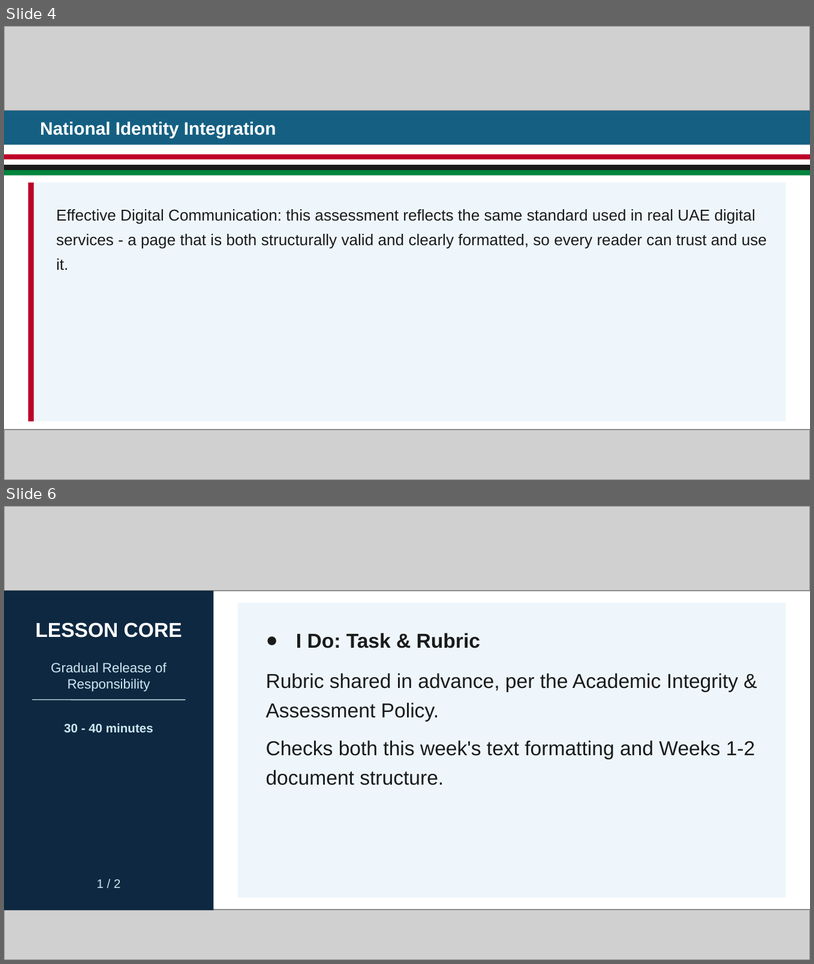
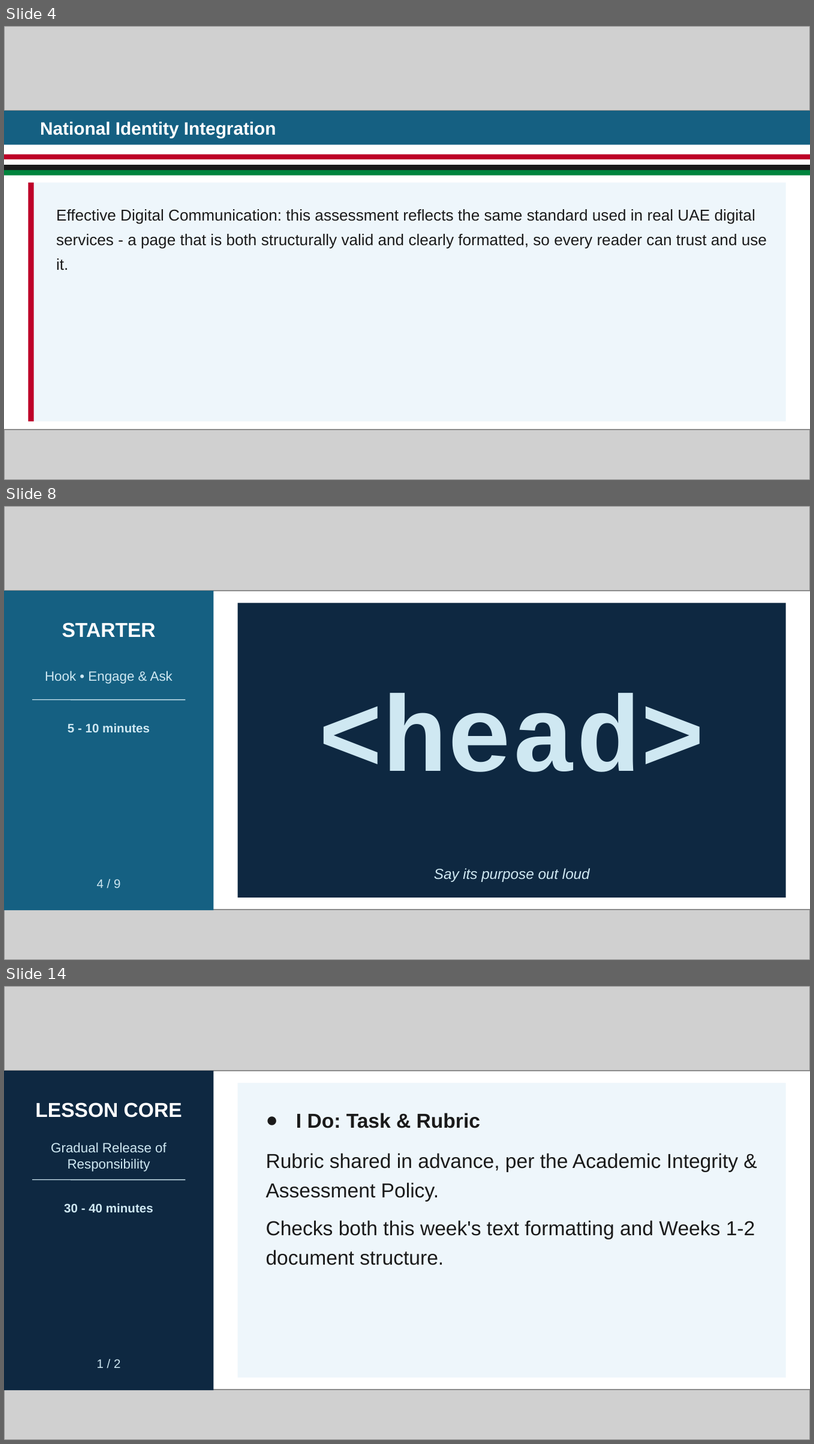
Before and after one commit to Arwa-Abboud/design1-term1-html-unit, a slide deck: resources/week-03/W3L4 - Formative Assessment - HTML Structure and Text Formatting.pptx. Shown one above the other, each under a label of ours: slides 4 and 6 before the commit, slides 4, 8 and 14 after it; the slides between them are not shown. The pictures are 814x964 and 814x1444 pixels, drawn with LibreOffice and Linux fonts; fonts in the diff are those of the drawing; grey boxes stand for pictures. Boxes give left, top, right and bottom in pixels: in the first picture for what was removed or moved away, otherwise in the second. Text is boxed around its words. In the diff, an @@ line names an element or a change of style, - is before the commit and + after.

```diff
--- a/resources/week-03/W3L4 - Formative Assessment - HTML Structure and Text Formatting.pptx
+++ b/resources/week-03/W3L4 - Formative Assessment - HTML Structure and Text Formatting.pptx
@@ slide 8 added at bbox=[4, 506, 810, 960], background #FFFFFF @@
@@ picture added at bbox=[4, 506, 810, 591] @@
@@ rectangle added at bbox=[4, 591, 213, 910], fill #156082 @@
@@ rectangle added at bbox=[238, 603, 786, 897], fill #0E2841 @@
@@ text added at bbox=[62, 622, 156, 637], 18 pt, text #FFFFFF, bold @@
+STARTER
@@ text added at bbox=[45, 671, 173, 684], 12 pt, text #CFE8F2 @@
+Hook • Engage & Ask
@@ line added from (32, 700) to (185, 700), #CFE8F2 0.75 pt @@
@@ text added at bbox=[318, 693, 705, 772], 96 pt, text #CFE8F2, bold @@
+<head>
@@ text added at bbox=[68, 723, 150, 732], 11 pt, text #CFE8F2, bold @@
+5 - 10 minutes
@@ text added at bbox=[97, 879, 120, 888], 11 pt, text #CFE8F2 @@
+4 / 9
@@ text added at bbox=[434, 868, 590, 882], 13 pt, text #CFE8F2, italic @@
+Say its purpose out loud
@@ picture added at bbox=[4, 909, 810, 959] @@
@@ what was slide 6 is now slide 14 @@
```
Also in this commit, not shown: 1 slide changed, 7 other slides added.
